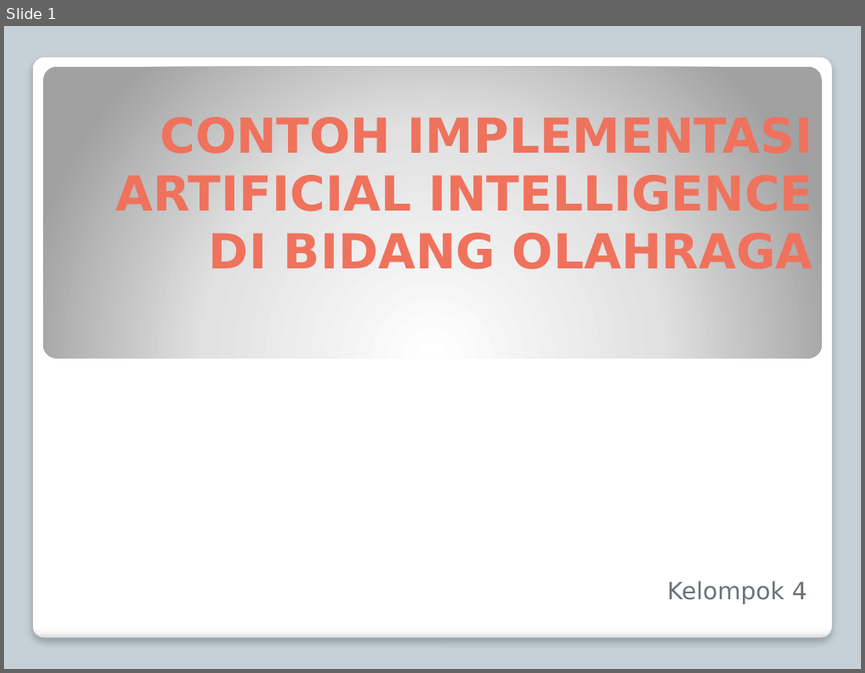
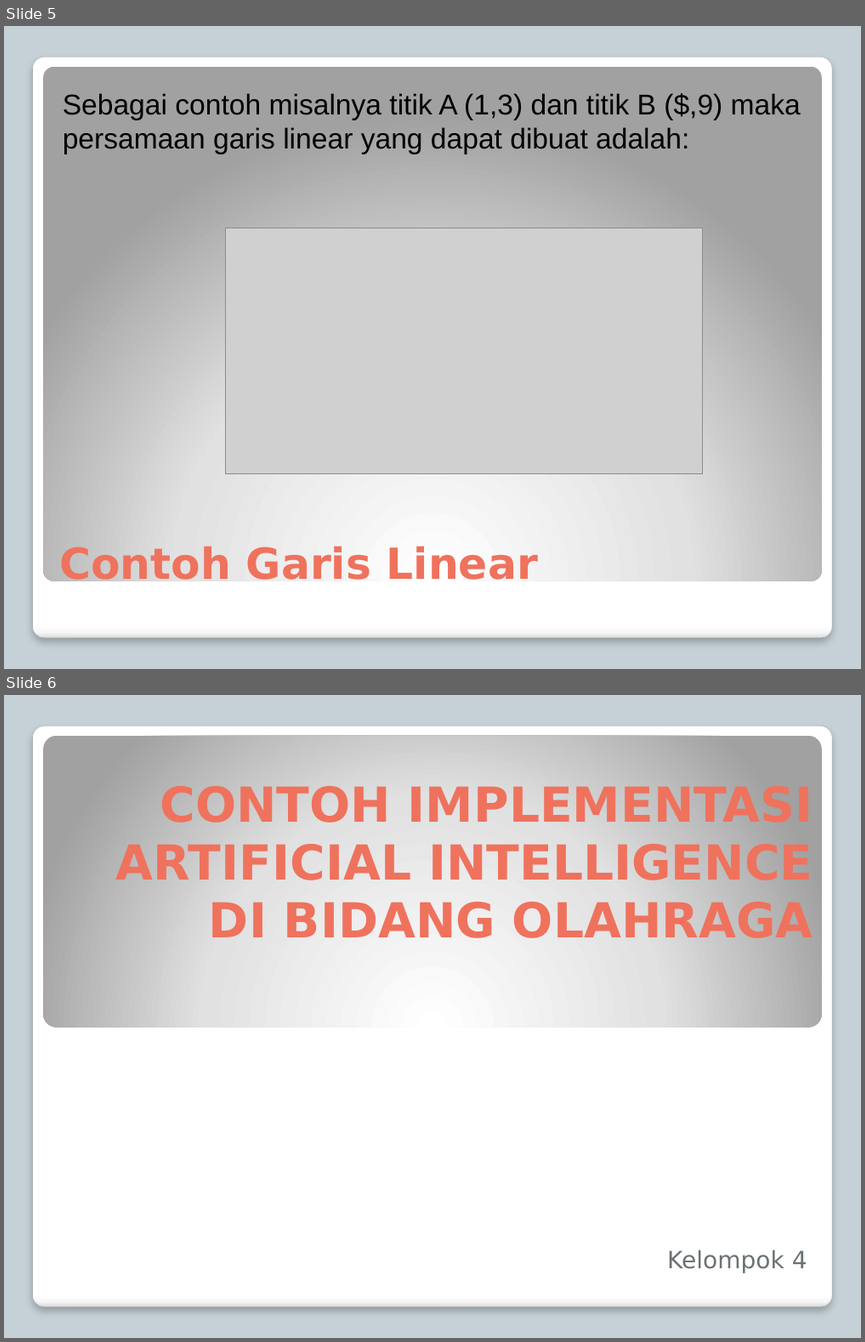
Before and after one commit to yudhapatria/Pengantar-Algoritma-Deep-Learning, a slide deck: Tugas 3/Kelompok 4.pptx. Shown one above the other, each under a label of ours: slide 1 before the commit, slides 5 and 6 after it. The pictures are 865x673 and 865x1342 pixels, drawn with LibreOffice and Linux fonts; fonts in the diff are those of the drawing; grey boxes stand for pictures. Boxes give left, top, right and bottom in pixels: in the first picture for what was removed or moved away, otherwise in the second. Text is boxed around its words. In the diff, an @@ line names an element or a change of style, - is before the commit and + after.

```diff
--- a/Tugas 3/Kelompok 4.pptx
+++ b/Tugas 3/Kelompok 4.pptx
@@ slide 5 added at [4,26,861,669], background #C5D1D7; not listed: 1 template element that a slide beside it also shows @@
@@ rounded rectangle added at [43,66,822,580], fill gradient #FFFFFF to #E1E1E1 to #A2A2A2 @@
@@ text added at [63,93,800,154], 24 pt, text #000000 @@
+Sebagai contoh misalnya titik A (1,3) dan titik B ($,9) maka persamaan garis linear yang dapat dibuat adalah:
@@ picture added at [225,228,703,474] @@
@@ title added at [59,543,538,588], 36 pt, text #F0735E, bold @@
+Contoh Garis Linear
@@ what was slide 1 is now slide 6 @@
```
Also in this commit, not shown: 4 other slides added, 1 other file.
